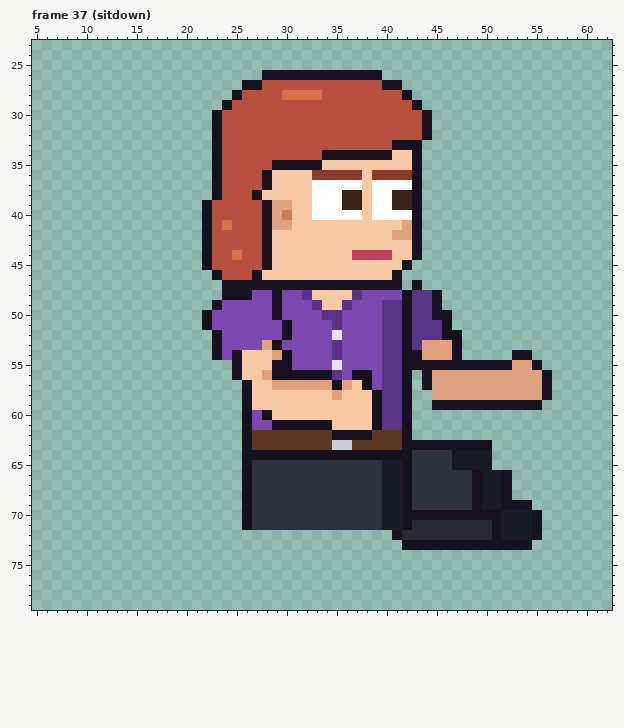
A pixel-art file gets an edit: sprites/expo/expo_dee_right_anim.aseprite. The picture above was drawn from the file before the commit.
64x80 pixels, 129 frames. Colours within 5 levels of each other are drawn and written as one. Shown: frame 37 (sitdown): x 5..62, y 23..79. The old version is drawn lined up with the new one. The commit also changed other frames, which this record leaves out.
After:
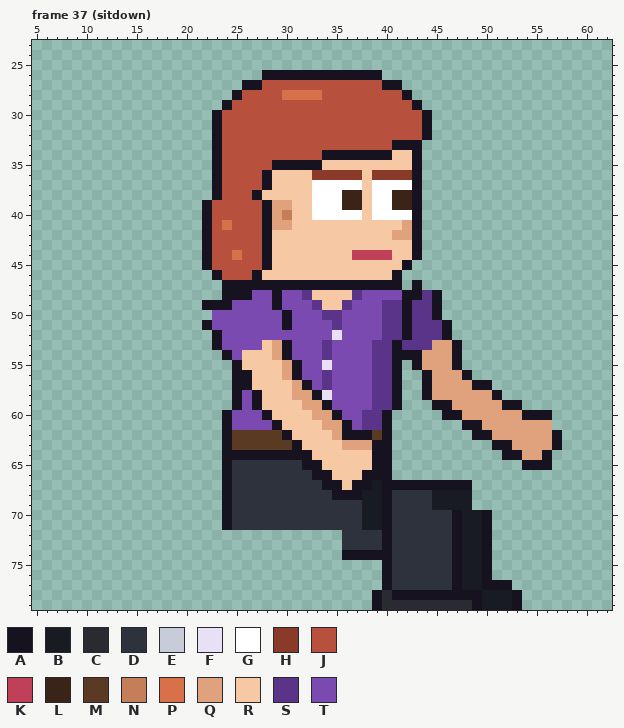
Palette (. is transparent): A #17121f  B #181b22  C #2a2a33  D #2e323c  E #c8ccd8  F #e8e0f4  G #ffffff  H #8a3a28  J #b8503e  K #c0405a  L #3a2418  M #5a3a22  N #c47e58  P #d8704a  Q #e0a27c  R #f6c9a4  S #5a3488  T #7a4ab0
Edits made:
whole drawing moved by +2,-6 (the old picture is shown already moved)
Changed rows in their new state; - is an unchanged pixel.
Frame 37 (sitdown):
first column x 22:
48 ---------------------A--------------
49 A-A---------------------------------
50 .------TA---------------.-----------
52 --------T----------------.----------
53 ------RQA---ST---S-AS-S-------------
54 -.AT--------ST---S-A-----------..---
55 -------RQA--FT---S-A.-QQQ-........--
56 ----A-RRQ-TTST-TTS-A.-----A........-
57 ---A---RR-ATSTTTTS-A.------AA......-
58 ---ATA---QQAFTTTTS-A.-A------A.....-
59 ---ATA----QQATTTTS-A.----QQQQQ--..--
60 --ATT------QQATTSSA..---AAQQQQQQAAA-
61 --ATT---RRRRQQATSSA..-----AAQQQQQQQ-
62 --AMM---ARRRRQ----A..------AAQQQQQQA
63 --AMM----ARRRRQQQAA..........AAQQQQA
64 --AA-------RRRRRR--..........-AAQQA-
65 --ADD-----AARRRRRAA..........---AAA-
66 --ADD------AARRRAAA............-----
67 --ADD-------AARAABAA-AAAAAA....-----
68 --ADD--------AAABBADD--BBBB....-----
69 --ADD-----------BBADD--BBBB......---
70 --ADD-----------BBADDDDDD-BB-.....--
71 --ADD-----------BBADDDDDDABBA.....--
72 --------------DDDDADDDDDDABBA.....--
73 --------------DDDDADDDDDD-BB-....---
74 --------------AAAAADDDDDDABBA-------
75 ------------------ADDDDDDABBA-------
76 ------------------ADDDDDDABBA-------
77 ------------------ADDDDDDABBAAA-----
78 -----------------ACAAAAAAAAABBBA----
79 -----------------ACCCCCCCCCABBBA----
Pixel boxes of the changes (left, top, right, bottom) in both pictures:
changed: (202, 290, 562, 610)
